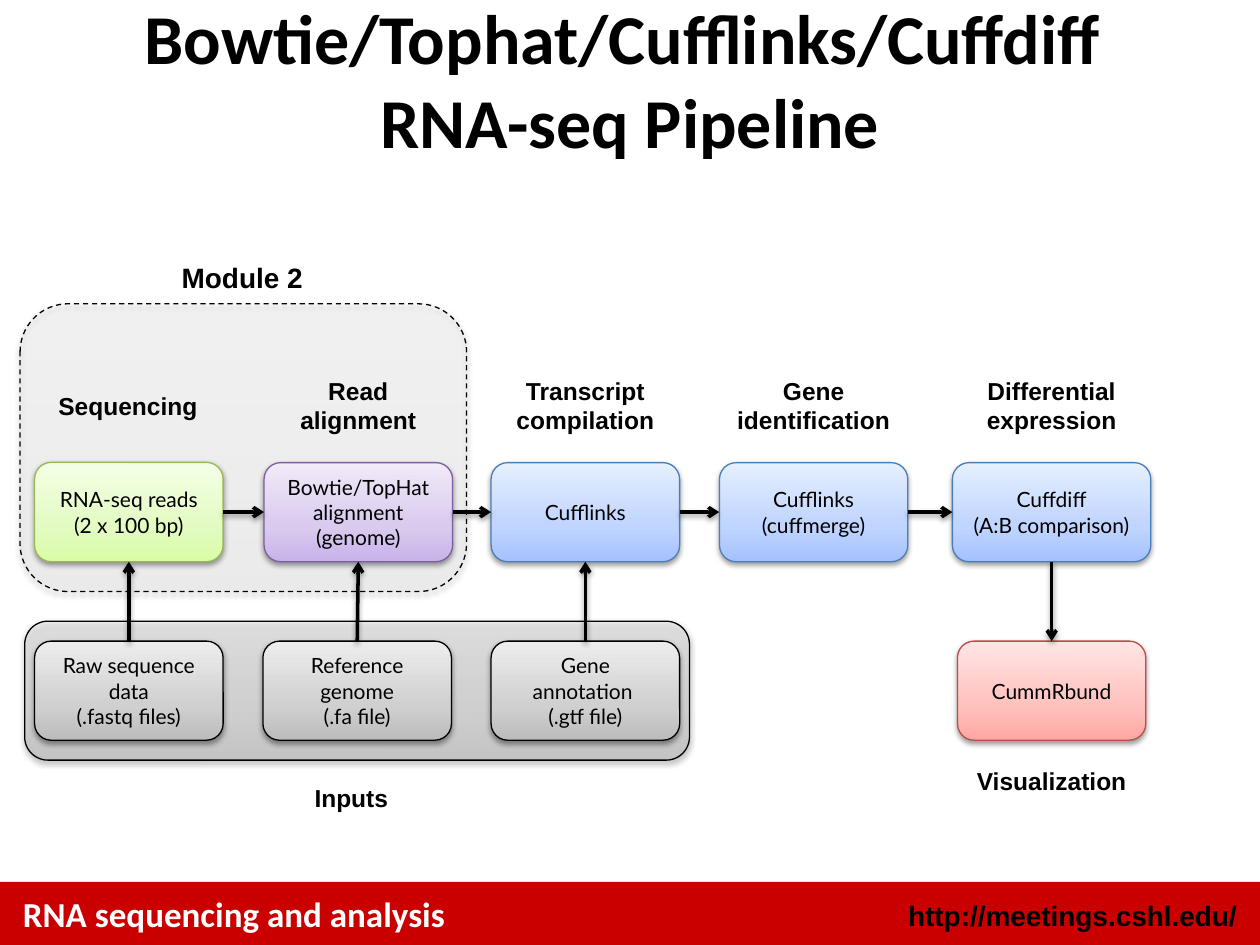
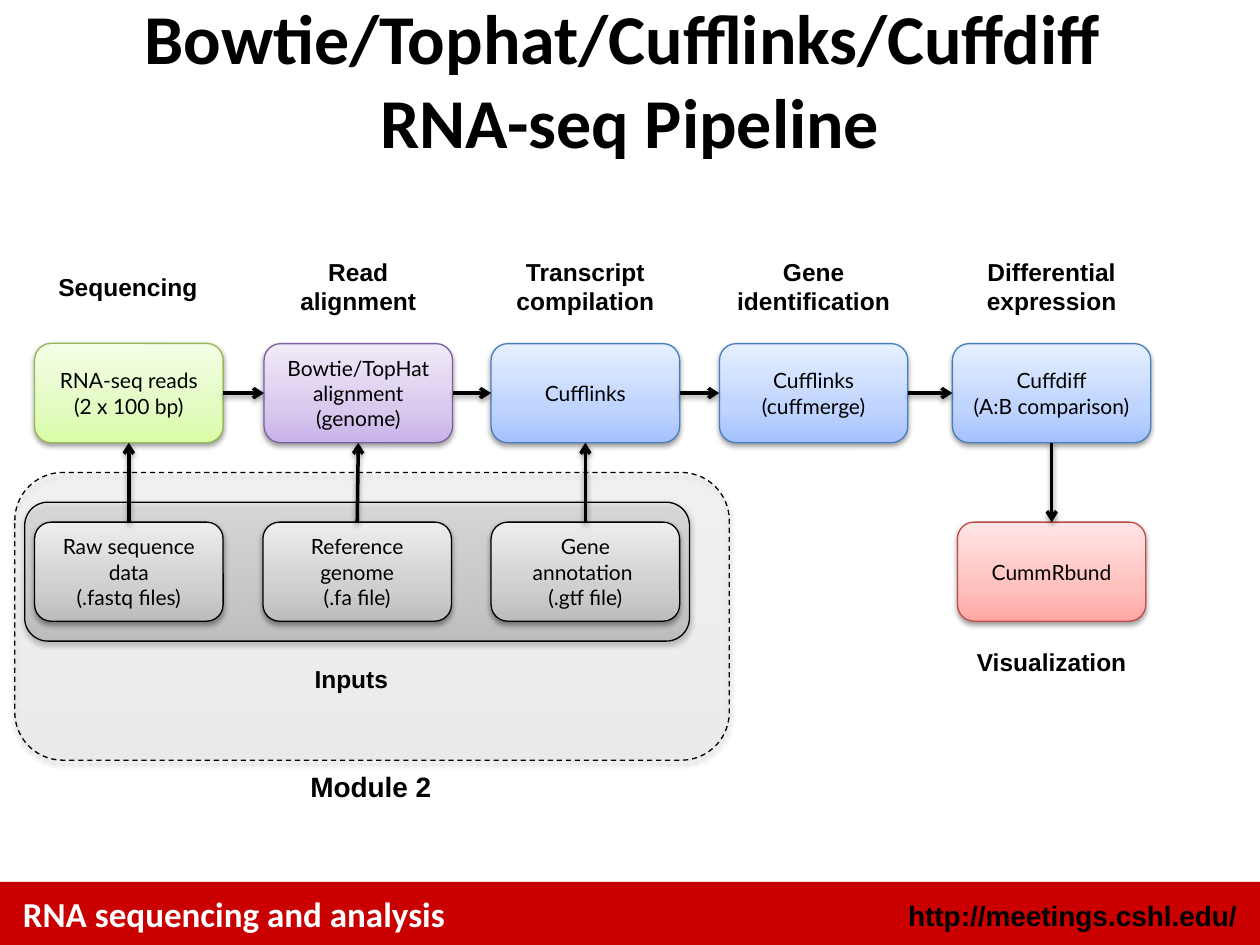
Before and after one commit to griffithlab/rnaseq_tutorial, a slide deck: slide 27 of lectures/cshl/2014/RNASeq_Module2_Lecture.pptx. Drawn at 1260x945 pixels with LibreOffice and Linux fonts; fonts in the diff are those of the drawing. Boxes give left, top, right and bottom in pixels: in the first picture for what was removed or moved away, otherwise in the second. Text is boxed around its words. In the diff, an @@ line names an element or a change of style, - is before the commit and + after.

Commit message:
harmonize module numbering with wiki numbering

```diff
--- a/lectures/cshl/2014/RNASeq_Module2_Lecture.pptx
+++ b/lectures/cshl/2014/RNASeq_Module2_Lecture.pptx
@@ 10 rounded rectangles, 8 arrows, 7 texts: place and size @@
-10 rounded rectangles, 8 arrows, 7 texts at [25,382,1150,812]
+10 rounded rectangles, 8 arrows, 7 texts at [25,263,1150,693]
@@ rounded rectangle: place and size @@
-rounded rectangle at [20,304,466,591]
+rounded rectangle at [15,472,730,760]
@@ text "Module 2": place and size @@
-text "Module 2" at [182,267,303,289]
+text "Module 2" at [310,776,432,798]
```
Also in this commit, not shown: 3 other slides changed, 21 slides added, 21 slides removed, 17 other files.
